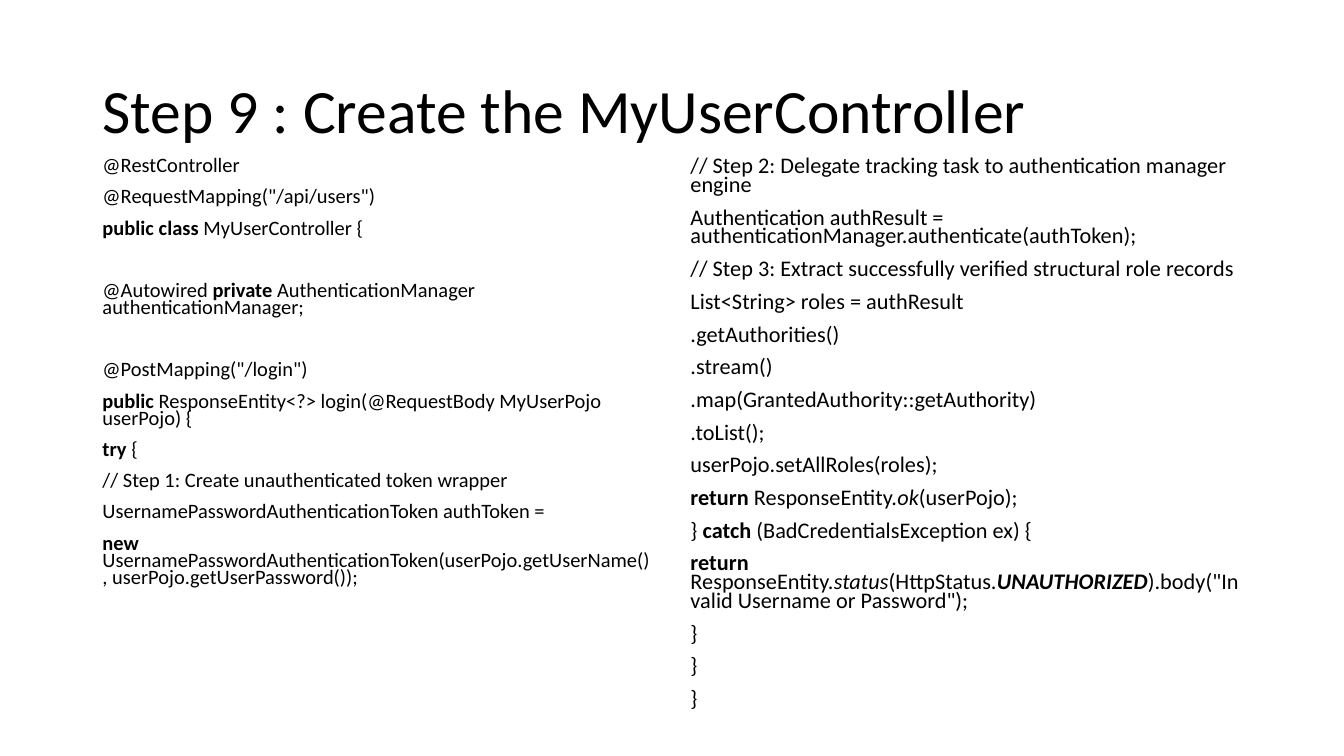
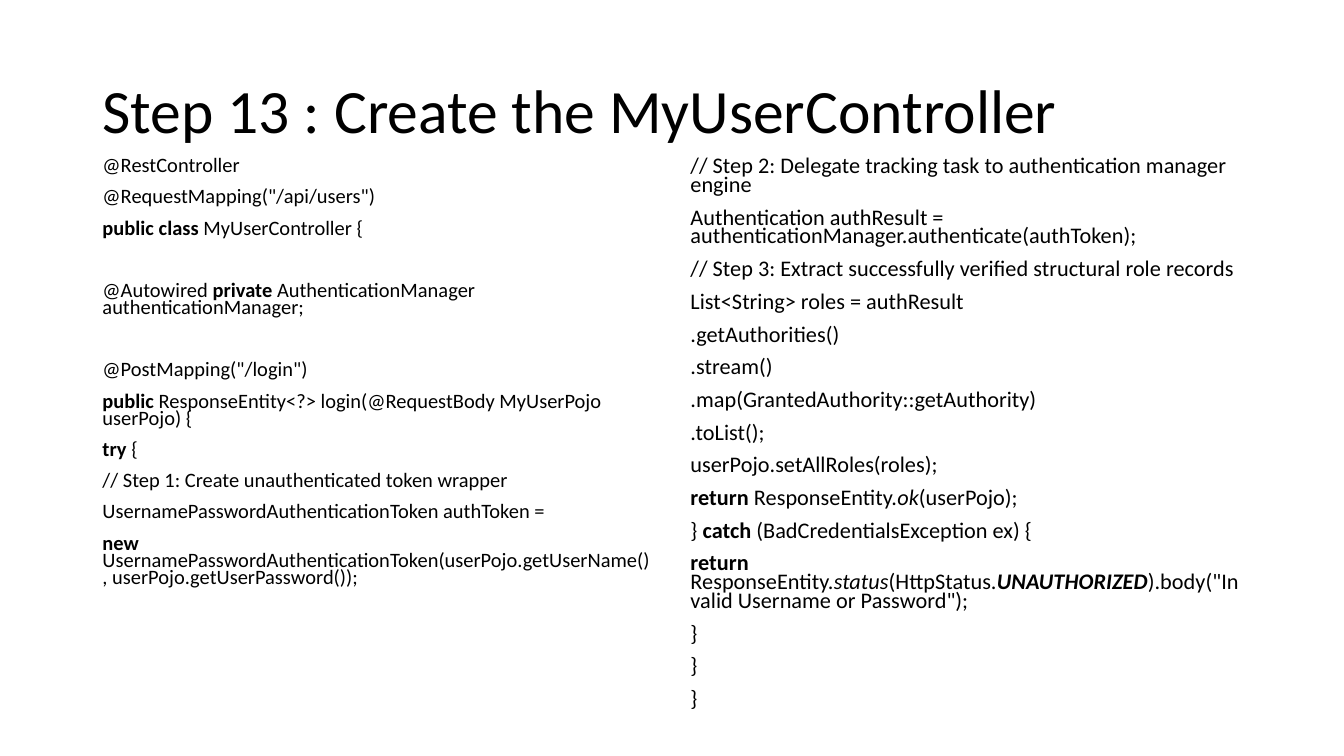
Before and after one commit to august-2026-training/PPTs, a slide deck: slide 15 of 3. Spring_Security_7_Securing_Rest_Endpoints.pptx (slide 10 before the commit). Drawn at 1344x756 pixels with LibreOffice and Linux fonts; fonts in the diff are those of the drawing. Boxes give left, top, right and bottom in pixels: in the first picture for what was removed or moved away, otherwise in the second. Text is boxed around its words. In the diff, an @@ line names an element or a change of style, - is before the commit and + after.

```diff
--- a/3. Spring_Security_7_Securing_Rest_Endpoints.pptx
+++ b/3. Spring_Security_7_Securing_Rest_Endpoints.pptx
@@ title at [102,90,1056,143]: text changed @@
-Step 9 : Create the MyUserController
+Step 13 : Create the MyUserController
```
Also in this commit, not shown: 8 other slides changed, 5 slides added.
